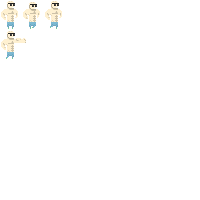
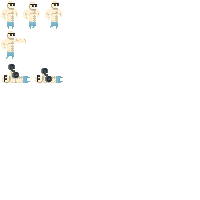
Two versions of the same layered image (200px x 200px). Layer-by-layer changes:
added layer "Layer 7" above "Layer 6" over [left=35, top=68, right=63, bottom=83]
added layer "Layer 6" above "Layer 3 copy" over [left=2, top=64, right=30, bottom=83]
